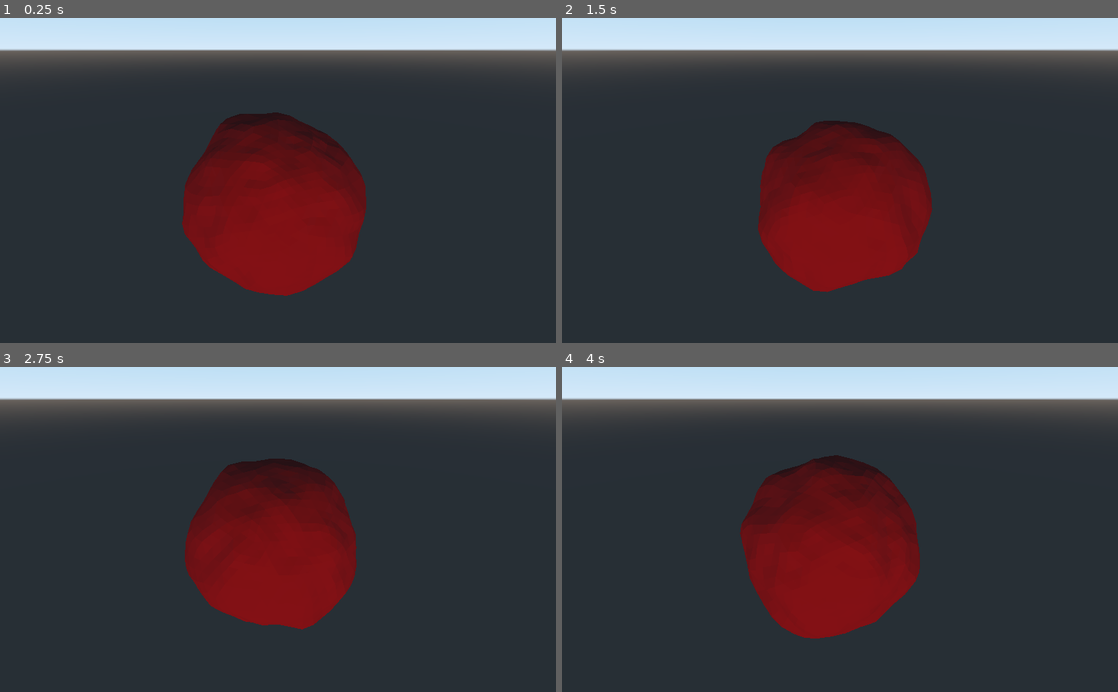
Above: before the commit, frames 1-4 (two rows, left to right).
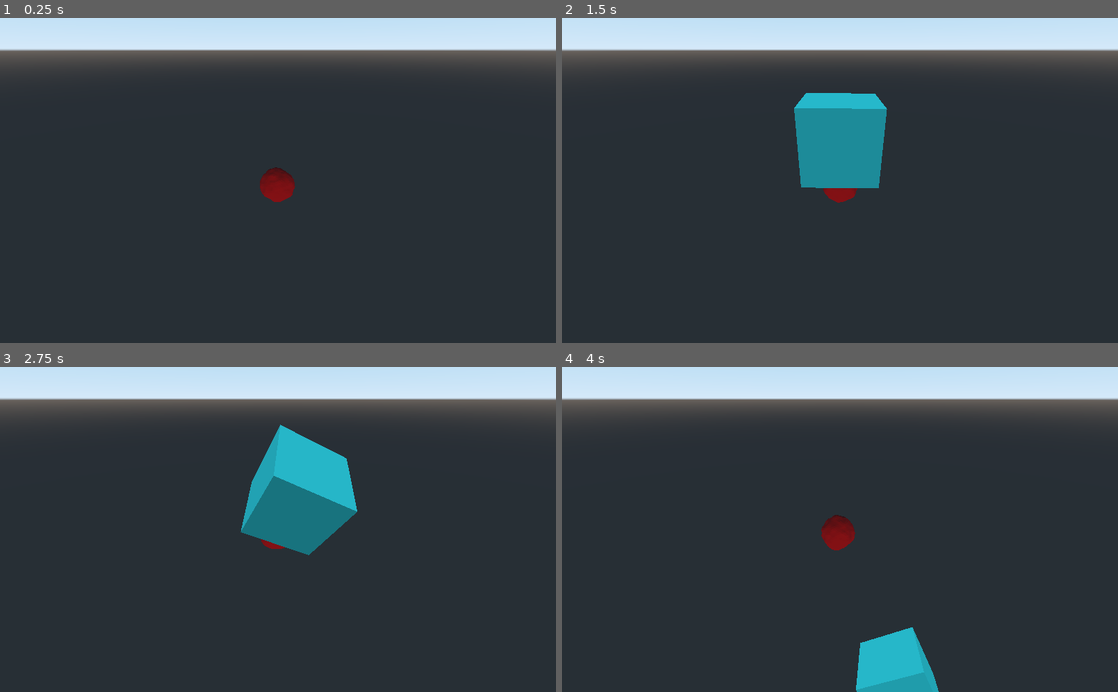
Above: after the commit, the same moments.

Repository: kevinms/godot-wild-jam-23
Game: Godot game, scene res://Icosphere.tscn
The game is run twice, just before and just after one commit, with the same random seed, the same clock (stepped at 60 frames per second) and the same inputs. This scene is started directly instead of the project's main scene.
Inputs (mouse positions are in pixels of both pictures, inside the frame that each line leads up to):
- Up to frame 1 (0.25 s): no input
- Up to frame 2 (1.5 s): tap Enter (enter) at 0.5, 0.6 s; move the mouse to (962, 164) at 0.52 s; hold D (right) 0.53-1.28 s; tap Space (jump) at 0.77 s; move the mouse to (728, 196) at 1.27 s; hold S (back) from 1.28 s (still down); click (728, 196) at 1.35 s
- Up to frame 3 (2.75 s): tap Space (jump) at 1.52 s; move the mouse to (333, 458) at 2.02 s; release S (back) at 2.03 s; hold D (right) from 2.03 s (still down); tap Enter (enter) at 2.1 s
- Up to frame 4 (4 s): move the mouse to (812, 594) at 2.77 s; release D (right) at 2.78 s; hold W (forward) 2.78-3.53 s; click (812, 594) at 2.85 s; tap Space (jump) at 3.02, 3.77 s; move the mouse to (1006, 578) at 3.52 s; hold A (left) from 3.53 s (still down); tap Enter (enter) at 3.6 s

The runs differ from the first frame. In frame 1, 14% of the frame differs, in the area x 32-66%, y 29-86%; in frame 2, 14%; in frame 3, 14%; in frame 4, 16%, in the area x 32-68%, y 27-100%.

Commit message:
Added a collision shape/mesh to the modulated height icosphere!

Diff:
--- /dev/null
+++ b/CubeMesh.gd
@@ -0,0 +1,104 @@
+extends StaticBody
+
+var array_quad_vertices = [];
+var array_quad_indices = [];
+
+var dictionary_check_quad_vertices = {};
+
+const CUBE_SIZE = 0.5;
+
+
+func _ready():
+	var mesh = make_cube();
+
+	var shape = BoxShape.new()
+
+#	var shape = ConcavePolygonShape.new()
+#	shape.set_faces(mesh.get_faces())
+
+	var id = create_shape_owner(self)
+	shape_owner_add_shape(id, shape)
+
+
+func make_cube():
+	array_quad_vertices = [];
+	array_quad_indices = [];
+	dictionary_check_quad_vertices = {};
+
+	var result_mesh = Mesh.new();
+	var surface_tool = SurfaceTool.new();
+
+	surface_tool.begin(Mesh.PRIMITIVE_TRIANGLES);
+
+	var vert_north_topright = Vector3(-CUBE_SIZE, CUBE_SIZE, CUBE_SIZE);
+	var vert_north_topleft = Vector3(CUBE_SIZE, CUBE_SIZE, CUBE_SIZE);
+	var vert_north_bottomleft = Vector3(CUBE_SIZE, CUBE_SIZE, -CUBE_SIZE);
+	var vert_north_bottomright = Vector3(-CUBE_SIZE, CUBE_SIZE, -CUBE_SIZE);
+
+	var vert_south_topright = Vector3(-CUBE_SIZE, -CUBE_SIZE, CUBE_SIZE);
+	var vert_south_topleft = Vector3(CUBE_SIZE, -CUBE_SIZE, CUBE_SIZE);
+	var vert_south_bottomleft = Vector3(CUBE_SIZE, -CUBE_SIZE, -CUBE_SIZE);
+	var vert_south_bottomright = Vector3(-CUBE_SIZE, -CUBE_SIZE, -CUBE_SIZE);
+
+
+	# Make the six quads for needed to make a box!
+	# ============================================
+	# IMPORTANT: You have to input the points in the going either clockwise, or counter clockwise
+	# or the add_quad function will not work!
+
+	add_quad(vert_south_topright, vert_south_topleft, vert_south_bottomleft, vert_south_bottomright);
+	add_quad(vert_north_topright, vert_north_bottomright, vert_north_bottomleft, vert_north_topleft);
+
+	add_quad(vert_north_bottomleft, vert_north_bottomright, vert_south_bottomright, vert_south_bottomleft);
+	add_quad(vert_north_topleft, vert_south_topleft, vert_south_topright, vert_north_topright);
+
+	add_quad(vert_north_topright, vert_south_topright, vert_south_bottomright, vert_north_bottomright);
+	add_quad(vert_north_topleft, vert_north_bottomleft, vert_south_bottomleft, vert_south_topleft);
+	# ============================================
+
+	for vertex in array_quad_vertices:
+		surface_tool.add_vertex(vertex);
+	for index in array_quad_indices:
+		surface_tool.add_index(index);
+
+	surface_tool.generate_normals();
+
+	result_mesh = surface_tool.commit();
+
+
+	var mesh_inst = MeshInstance.new()
+	mesh_inst.mesh = result_mesh
+	add_child(mesh_inst)
+
+	return result_mesh
+
+func add_quad(point_1, point_2, point_3, point_4):
+
+	var vertex_index_one = -1;
+	var vertex_index_two = -1;
+	var vertex_index_three = -1;
+	var vertex_index_four = -1;
+
+	vertex_index_one = _add_or_get_vertex_from_array(point_1);
+	vertex_index_two = _add_or_get_vertex_from_array(point_2);
+	vertex_index_three = _add_or_get_vertex_from_array(point_3);
+	vertex_index_four = _add_or_get_vertex_from_array(point_4);
+
+	array_quad_indices.append(vertex_index_one)
+	array_quad_indices.append(vertex_index_two)
+	array_quad_indices.append(vertex_index_three)
+
+	array_quad_indices.append(vertex_index_one)
+	array_quad_indices.append(vertex_index_three)
+	array_quad_indices.append(vertex_index_four)
+
+
+func _add_or_get_vertex_from_array(vertex):
+	if dictionary_check_quad_vertices.has(vertex) == true:
+		return dictionary_check_quad_vertices[vertex];
+
+	else:
+		array_quad_vertices.append(vertex);
+
+		dictionary_check_quad_vertices[vertex] = array_quad_vertices.size()-1;
+		return array_quad_vertices.size()-1;
--- a/Icosphere.gd
+++ b/Icosphere.gd
@@ -1,4 +1,4 @@
-extends Spatial
+extends StaticBody
 
 var noise = OpenSimplexNoise.new()
 
@@ -14,6 +14,21 @@
 func _ready():
 	init_noise()
 
+	var mesh = generate_mesh_instance()
+
+	# Generate collision shape
+	var shape = ConcavePolygonShape.new()
+	shape.set_faces(mesh.get_faces())
+
+	var id = create_shape_owner(self)
+	shape_owner_add_shape(id, shape)
+
+func add_surface(st: SurfaceTool, p: Vector3):
+	st.add_color(Color(1, 0, 0))
+	st.add_uv(Vector2(0, 0))
+	st.add_vertex(p)
+
+func generate_mesh_instance():
 	var material = SpatialMaterial.new()
 	material.albedo_color = Color(0.8, 0.0, 0.0)
 
@@ -37,14 +52,11 @@
 	mesh_inst.mesh = array_mesh
 	add_child(mesh_inst)
 
+	return array_mesh
+
 func _process(delta):
 	rotate_y(delta)
 	rotate_x(delta)
-
-func add_surface(st: SurfaceTool, p: Vector3):
-	st.add_color(Color(1, 0, 0))
-	st.add_uv(Vector2(0, 0))
-	st.add_vertex(p)
 
 class TriangleIndices:
 	var v1: int
--- a/Icosphere.tscn
+++ b/Icosphere.tscn
@@ -1,11 +1,48 @@
-[gd_scene load_steps=2 format=2]
+[gd_scene load_steps=6 format=2]
 
 [ext_resource path="res://Icosphere.gd" type="Script" id=1]
+[ext_resource path="res://CubeMesh.gd" type="Script" id=2]
+
+[sub_resource type="CubeMesh" id=1]
+
+[sub_resource type="SpatialMaterial" id=2]
+albedo_color = Color( 0.231373, 0.878431, 0.862745, 1 )
+
+[sub_resource type="BoxShape" id=3]
 
 [node name="Spatial" type="Spatial"]
 
-[node name="Icosphere" type="Spatial" parent="."]
+[node name="Icosphere" type="StaticBody" parent="."]
 script = ExtResource( 1 )
 
 [node name="Camera" type="Camera" parent="."]
-transform = Transform( 1, 0, 0, 0, 0.871402, 0.490569, 0, -0.490569, 0.871402, 0, 0.801166, 1.22698 )
+transform = Transform( 1, 0, 0, 0, 0.871402, 0.490569, 0, -0.490569, 0.871402, 0, 3.55457, 6.11787 )
+
+[node name="RigidBody" type="RigidBody" parent="."]
+transform = Transform( 1, 0, 0, 0, 1, 0, 0, 0, 1, 0, 10.5407, 0 )
+
+[node name="MeshInstance" type="MeshInstance" parent="RigidBody"]
+mesh = SubResource( 1 )
+material/0 = SubResource( 2 )
+
+[node name="CollisionShape" type="CollisionShape" parent="RigidBody"]
+shape = SubResource( 3 )
+
+[node name="RigidBody2" type="StaticBody" parent="."]
+transform = Transform( 1, 0, 0, 0, 1, 0, 0, 0, 1, 0, -1.038, 0 )
+visible = false
+collision_layer = 2
+collision_mask = 2
+
+[node name="MeshInstance" type="MeshInstance" parent="RigidBody2"]
+mesh = SubResource( 1 )
+material/0 = SubResource( 2 )
+
+[node name="CollisionShape" type="CollisionShape" parent="RigidBody2"]
+shape = SubResource( 3 )
+
+[node name="StaticBody" type="StaticBody" parent="."]
+visible = false
+collision_layer = 2
+collision_mask = 2
+script = ExtResource( 2 )
Binary file added: gifs/Peek 2020-07-11 23-36.gif
